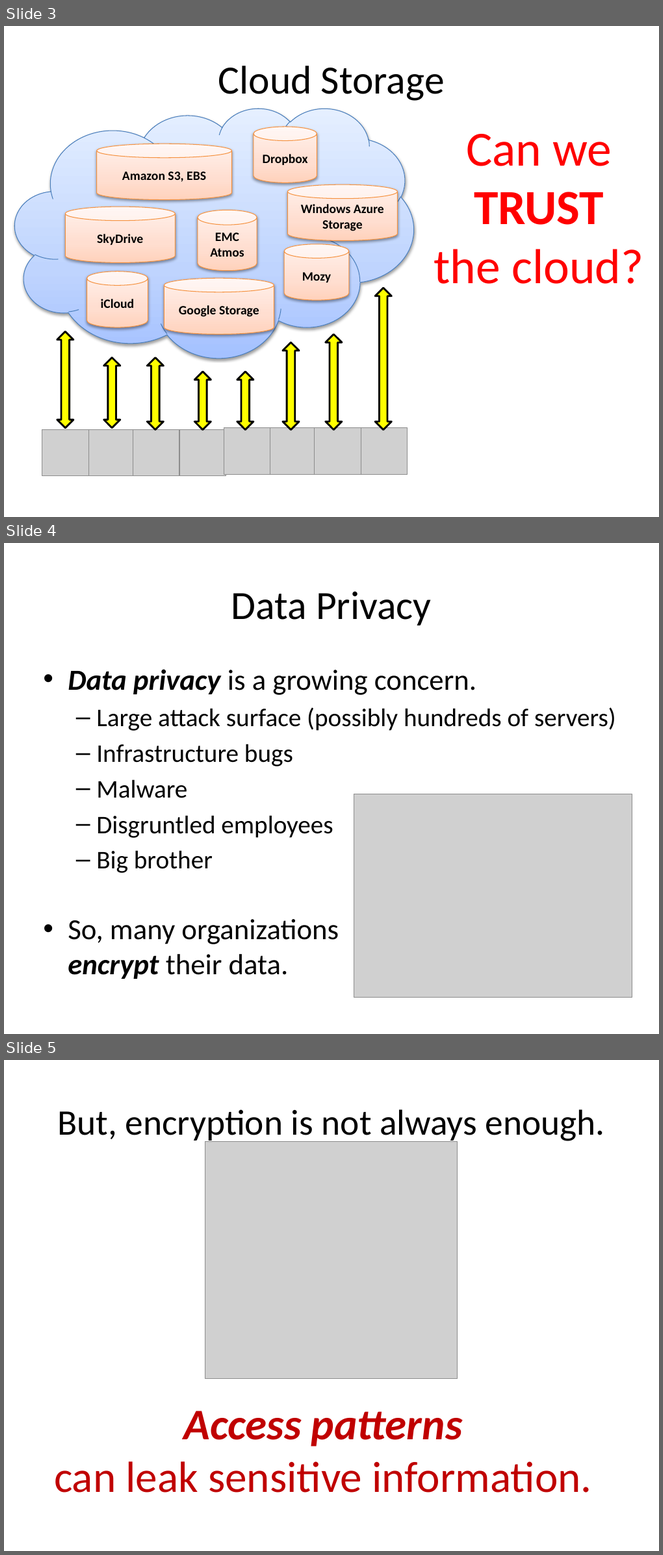
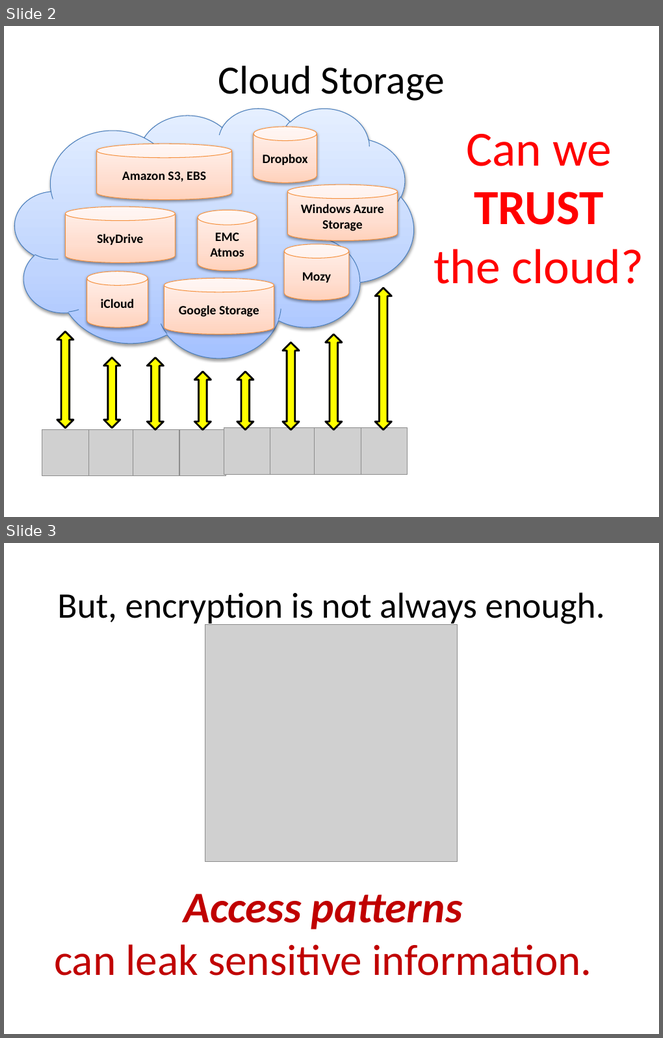
Before and after one commit to Shouling/SANDP, a slide deck: PracticalORam.pptx. Shown one above the other, each under a label of ours: slides 3, 4 and 5 before the commit, slides 2 and 3 after it. The pictures are 663x1555 and 663x1038 pixels, drawn with LibreOffice and Linux fonts; fonts in the diff are those of the drawing; grey boxes stand for pictures. Boxes give left, top, right and bottom in pixels: in the first picture for what was removed or moved away, otherwise in the second. Text is boxed around its words. In the diff, an @@ line names an element or a change of style, - is before the commit and + after.

```diff
--- a/PracticalORam.pptx
+++ b/PracticalORam.pptx
@@ slide 4 removed at [4, 543, 659, 1034], background #FFFFFF @@
@@ title removed at [232, 591, 432, 626] @@
-Data Privacy
@@ text removed at [68, 669, 616, 979] @@
-• Data privacy is a growing concern.
-  – Large attack surface (possibly hundreds of servers)
-  – Infrastructure bugs
-  – Malware
-  – Disgruntled employees
-  – Big brother
-• So, many organizations
-  encrypt their data.
@@ picture removed at [354, 795, 633, 998] @@
@@ what was slide 3 is now slide 2 @@
@@ what was slide 5 is now slide 3 @@
```
Also in this commit, not shown: 1 slide changed, 8 other slides removed.
